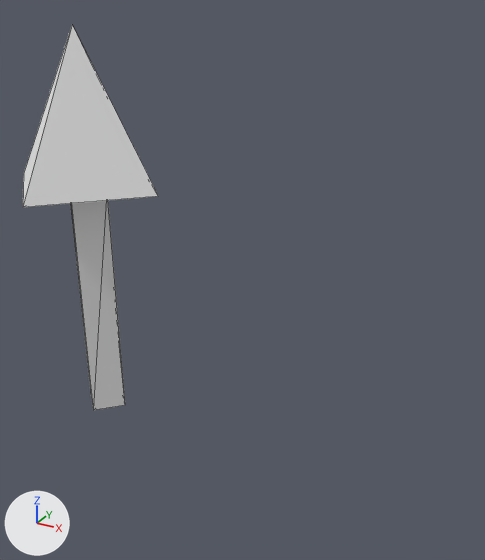
The OBJ model Handmade/Assets/Models/Arrow.obj as it was, and as the next commit left it.
Rendered twice from a camera (50 mm lens) standing at (3.58, -3.96, 3.45) and looking at (0.89, 0.93, 1.0). Every picture has the same lights, and +X, +Y and +Z are marked at lower left. Mesh edges are drawn as thin lines. Where no turn or scale is listed for an object, it has been applied to the vertices.

The first picture shows 'ModelData'.
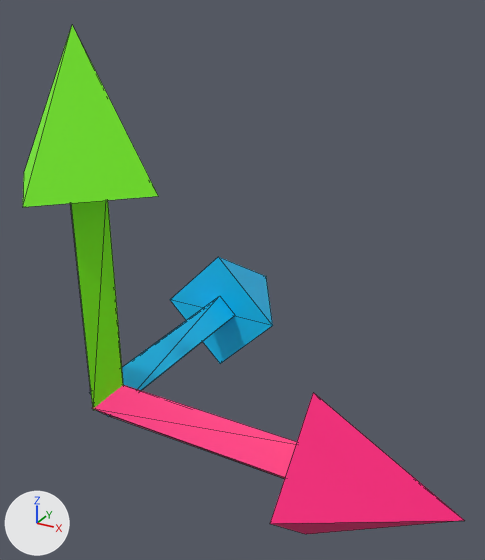
Commit message: Improve the arrow model and update the material data

Pixel boxes (x1, y1, x2, y2) of what changed, in the pictures (485 x 560 px):
'ModelData', recoloured, surface changed, reshaped (white to green, 226% wider, 32% taller)
    before: (23, 25, 158, 410)
    after: (23, 25, 465, 534)
part 1 of me_modeldata, added
    after: (90, 257, 465, 534)

What changed in the scene script:
```text
Change mat_default_smoothing:
    mat_default_smoothing.base_color: (0.8, 0.8, 0.8) -> (0.196, 1.0, 0.0)  # white #e7e7e7 -> green #7aff00
    mat_default_smoothing.roughness: 1.0 -> 0.526
Add mat_default_smoothing_002:
    mat_default_smoothing_002 = principled_material('Default_Smoothing.002')
    mat_default_smoothing_002.base_color = (0.0, 0.564, 1.0)  # cyan #00c6ff
    mat_default_smoothing_002.roughness = 0.526
Add mat_default_smoothing_001:
    mat_default_smoothing_001 = principled_material('Default_Smoothing.001')
    mat_default_smoothing_001.base_color = (1.0, 0.0, 0.196)  # pink #ff007a
    mat_default_smoothing_001.roughness = 0.526
Change me_modeldata:
    used by ob_modeldata
    remove me_modeldata.from_pydata(...)  # 13 vertices, 18 faces; spans x -0.69..0.69, y -0.69..0.69, z -0.02..3.19
    add me_modeldata.from_pydata(...)  # 39 vertices, 54 faces; spans x -0.69..3.19, y -0.69..3.19, z -0.69..3.19
    me_modeldata part 1
    26 vertices are added at x -0.69..3.19, y -0.69..3.19, z -0.69..0.69
    18 new faces join them, mat_default_smoothing_001 (pink #ff007a)
    18 new faces join them, mat_default_smoothing_002 (cyan #00c6ff)
    add me_modeldata.materials.append(mat_default_smoothing_001)  # pink #ff007a
    add me_modeldata.materials.append(mat_default_smoothing_002)  # cyan #00c6ff
```
